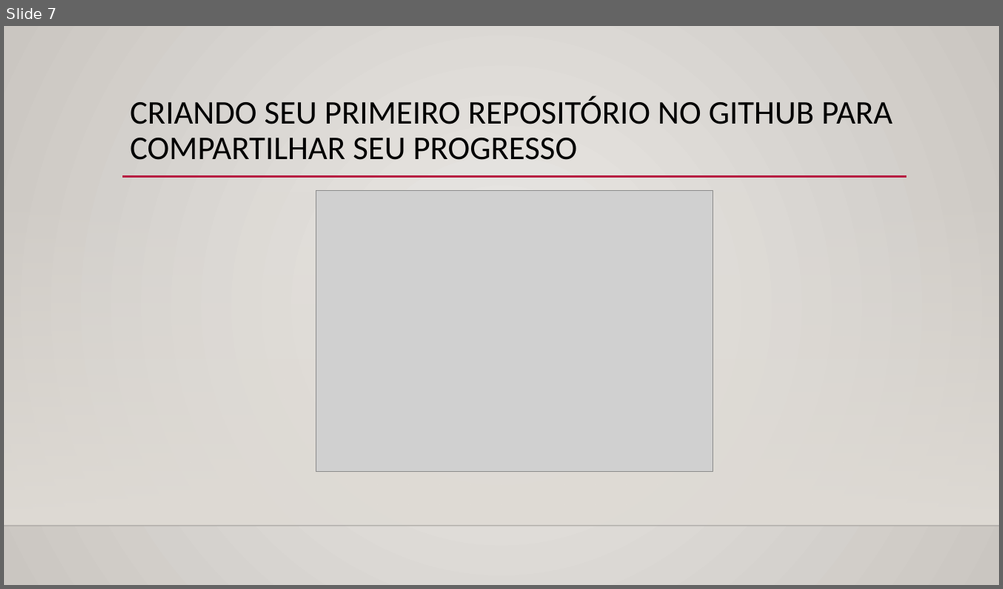
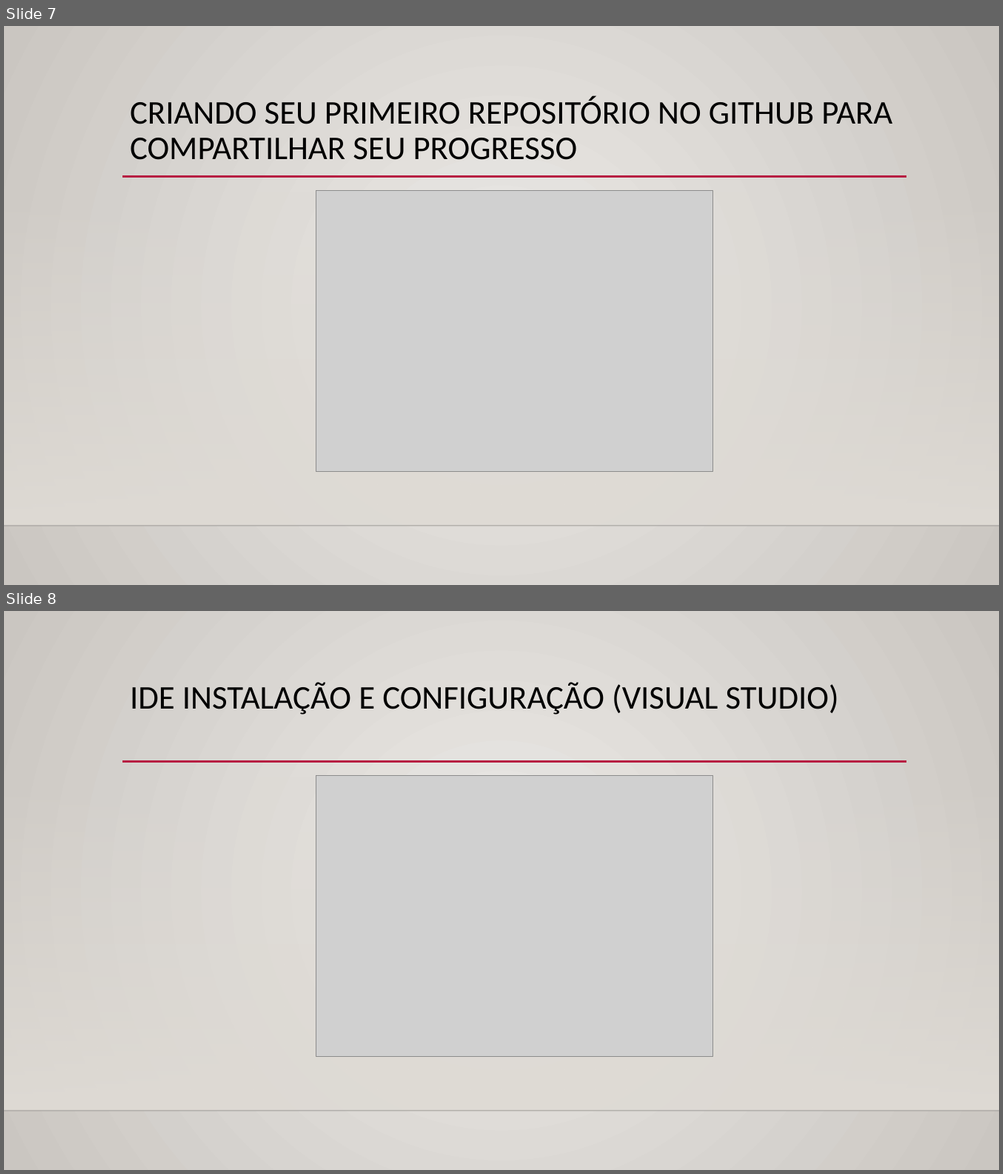
Before and after one commit to Rosem111/Evolu-o-na-DIO, a slide deck: Conquistas/Conquistas.pptx. Shown one above the other, each under a label of ours: slide 7 before the commit, slides 7 and 8 after it. The pictures are 1003x589 and 1003x1174 pixels, drawn with LibreOffice and Linux fonts; fonts in the diff are those of the drawing; grey boxes stand for pictures; background and template pictures are left out. Boxes give left, top, right and bottom in pixels: in the first picture for what was removed or moved away, otherwise in the second. Text is boxed around its words. In the diff, an @@ line names an element or a change of style, - is before the commit and + after.

Commit message:
Conquistas até o Atual Momento.

```diff
--- a/Conquistas/Conquistas.pptx
+++ b/Conquistas/Conquistas.pptx
@@ slide 8 added at (4,611,999,1170), background gradient #ECEAE7 to #CAC7C1; not listed: 3 template elements that a slide beside it also shows @@
@@ title added at (130,682,839,715), 32 pt, text #000000 @@
+IDE INSTALAÇÃO E CONFIGURAÇÃO (VISUAL STUDIO)
@@ picture added at (316,775,713,1056) @@
```
